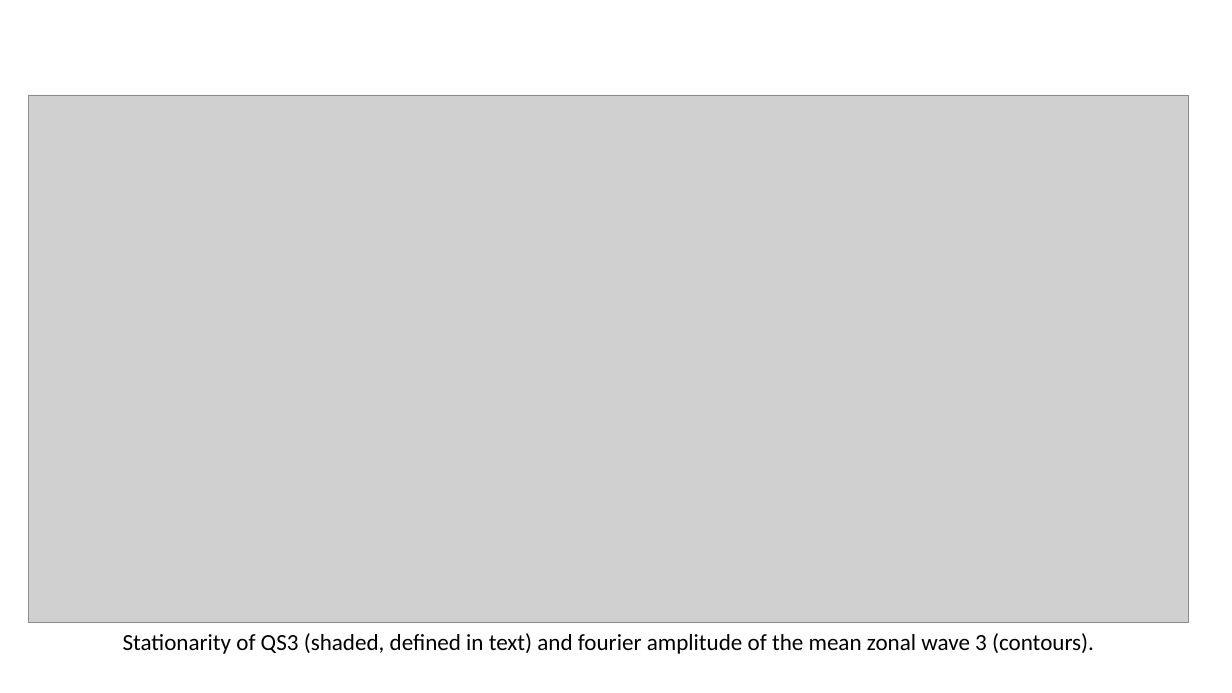
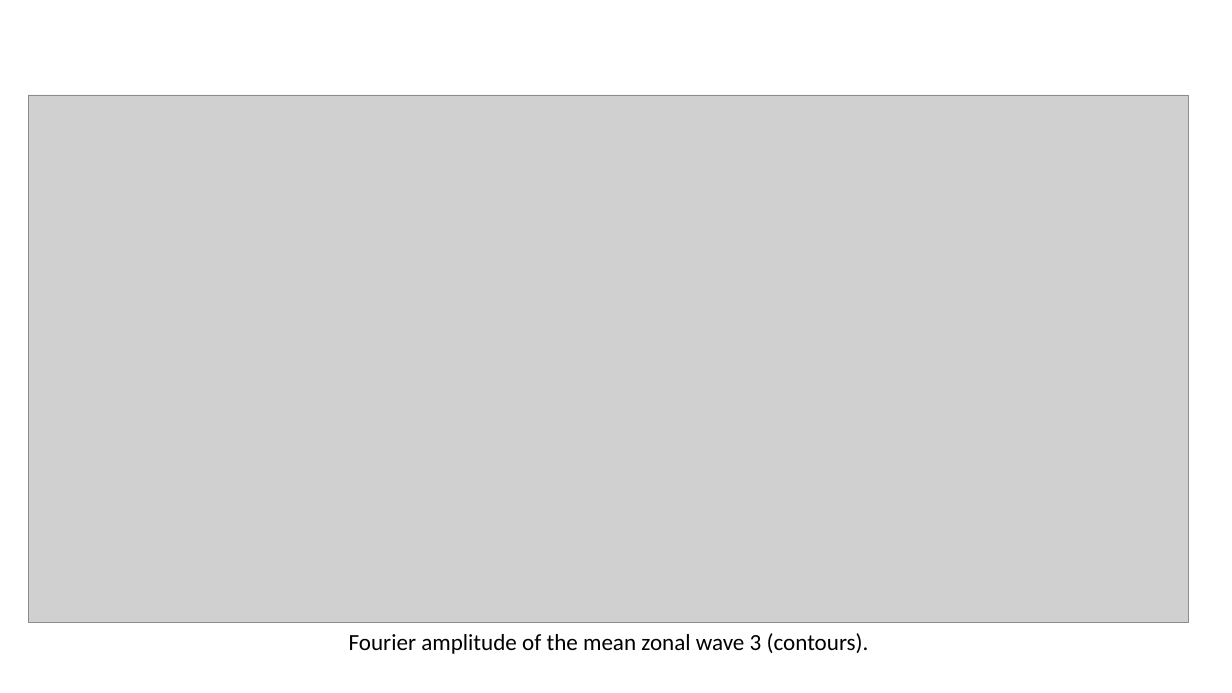
Before and after one commit to eliocamp/onda3, a slide deck: slide 3 of 06-paper_tesis.pptx. Drawn at 1232x693 pixels with LibreOffice and Linux fonts; fonts in the diff are those of the drawing; grey boxes stand for pictures. Boxes give left, top, right and bottom in pixels: in the first picture for what was removed or moved away, otherwise in the second. Text is boxed around its words. In the diff, an @@ line names an element or a change of style, - is before the commit and + after.

```diff
--- a/06-paper_tesis.pptx
+++ b/06-paper_tesis.pptx
@@ text at (x1=349, y1=633, x2=869, y2=654): text changed @@
-Stationarity of QS3 (shaded, defined in text) and fourier amplitude of the mean zonal wave 3 (contours).
+Fourier amplitude of the mean zonal wave 3 (contours).
```
Also in this commit, not shown: 1 other slide changed, 7 slides added, 1 slide removed, 9 other files.
